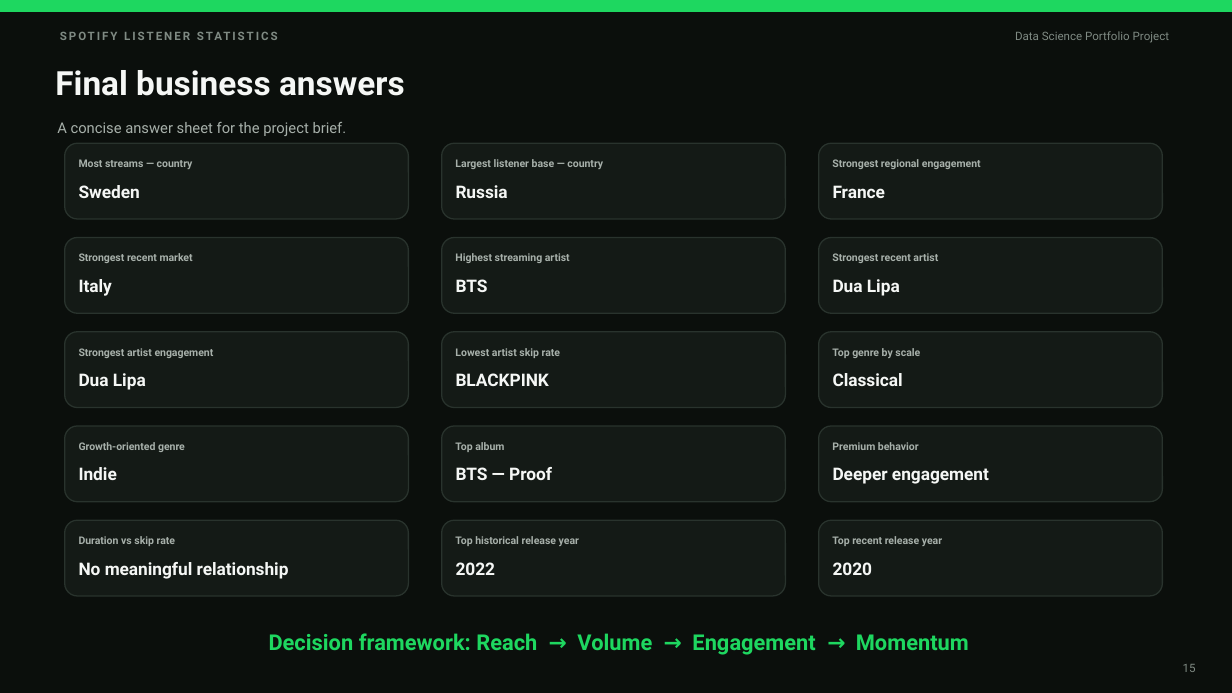
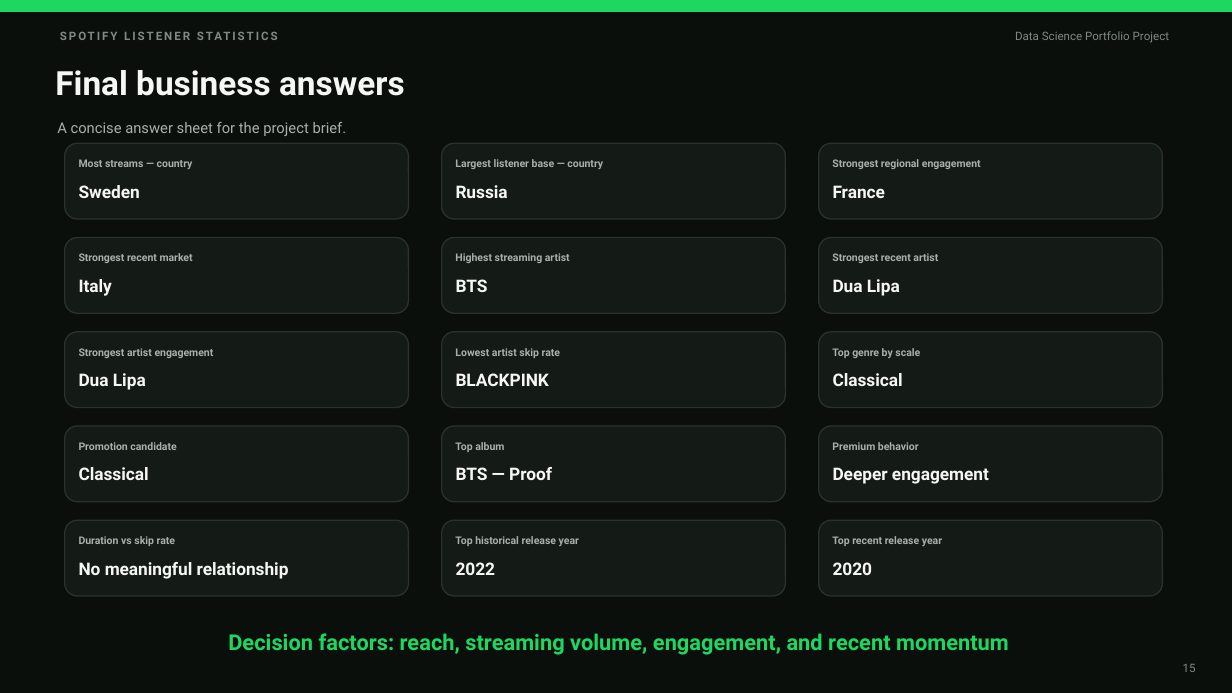
Before and after one commit to mightyalok00/spotify-listener-statistics-eda, a slide deck: slide 15 of Spotify_Listener_Statistics_Analysis_Presentation_By_Alok_Agarwal.pptx. Drawn at 1232x693 pixels with LibreOffice and Linux fonts; fonts in the diff are those of the drawing. Boxes give left, top, right and bottom in pixels: in the first picture for what was removed or moved away, otherwise in the second. Text is boxed around its words. In the diff, an @@ line names an element or a change of style, - is before the commit and + after.

```diff
--- a/Spotify_Listener_Statistics_Analysis_Presentation_By_Alok_Agarwal.pptx
+++ b/Spotify_Listener_Statistics_Analysis_Presentation_By_Alok_Agarwal.pptx
@@ text at (79,442,176,450): text changed @@
-Growth-oriented genre
+Promotion candidate
@@ text at (79,467,149,480): text changed @@
-Indie
+Classical
@@ text at (228,633,1009,655): text changed @@
-Decision framework: Reach → Volume → Engagement → Momentum
+Decision factors: reach, streaming volume, engagement, and recent momentum
```
Also in this commit, not shown: 10 other slides changed.
